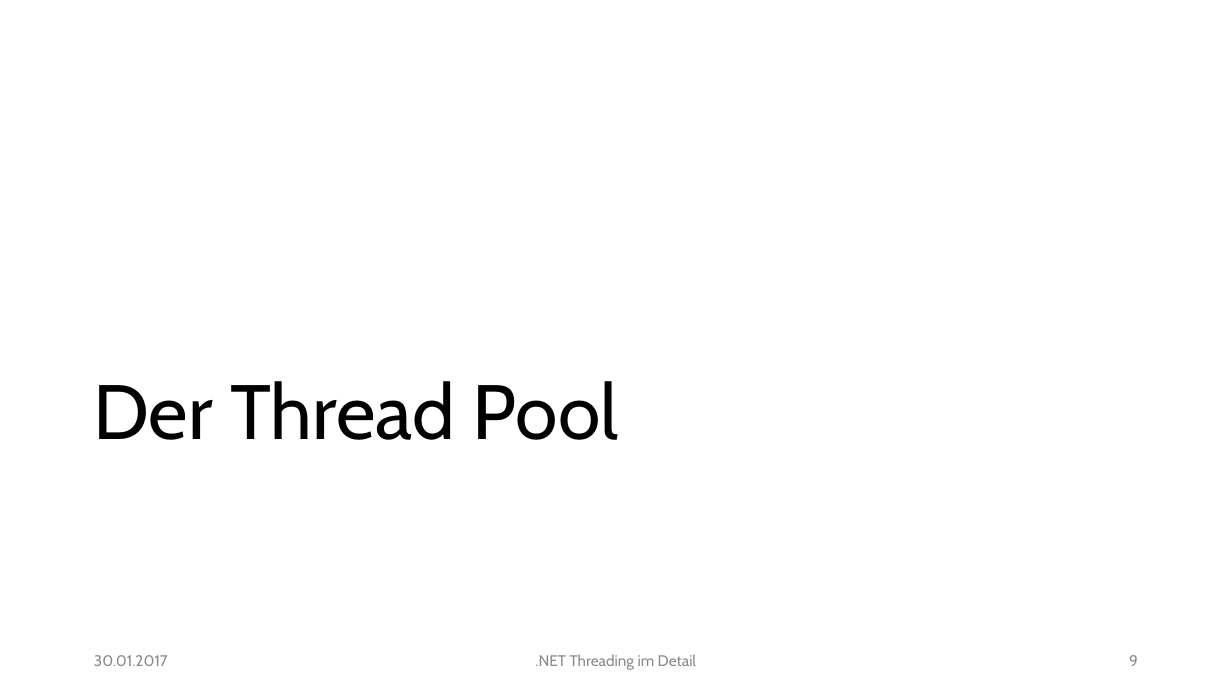
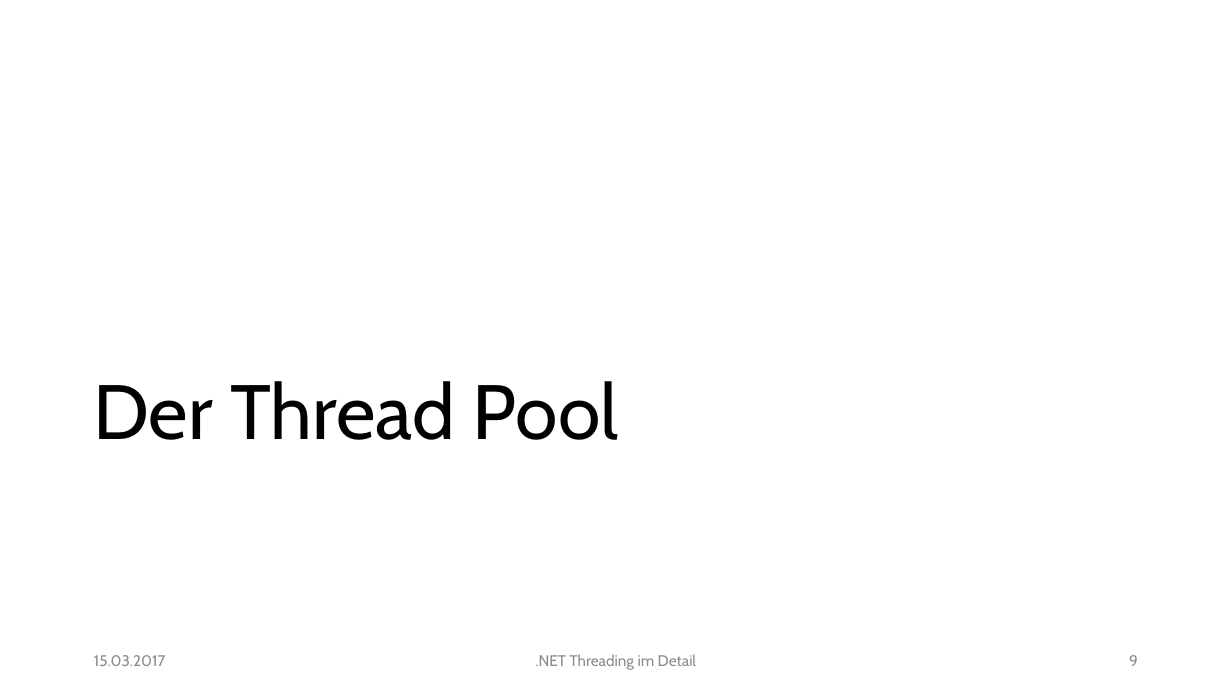
Before and after one commit to feO2x/NetThreadingInDetail, a slide deck: slide 9 of NET Threading im Detail.pptx. Drawn at 1232x693 pixels with LibreOffice and Linux fonts; fonts in the diff are those of the drawing. Boxes give left, top, right and bottom in pixels: in the first picture for what was removed or moved away, otherwise in the second. Text is boxed around its words. In the diff, an @@ line names an element or a change of style, - is before the commit and + after.

```diff
--- a/NET Threading im Detail.pptx
+++ b/NET Threading im Detail.pptx
@@ text at (94,655,165,666): text changed @@
-30.01.2017
+15.03.2017
```
Also in this commit, not shown: 64 other slides changed.
